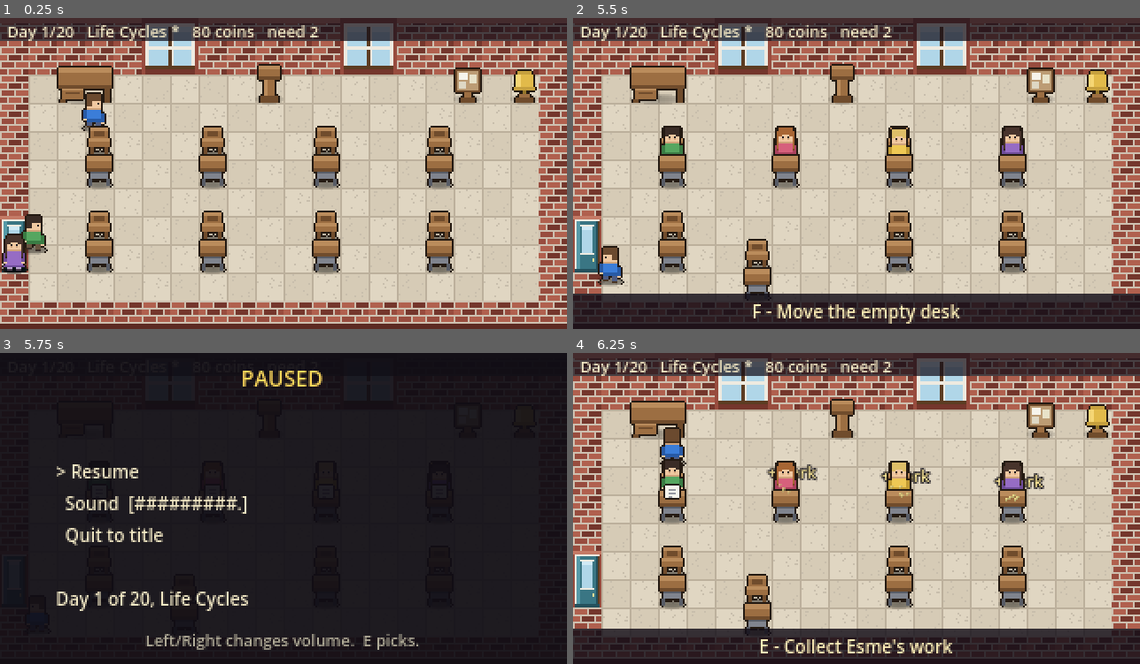
Above: before the commit, frames 1-4 (two rows, left to right).
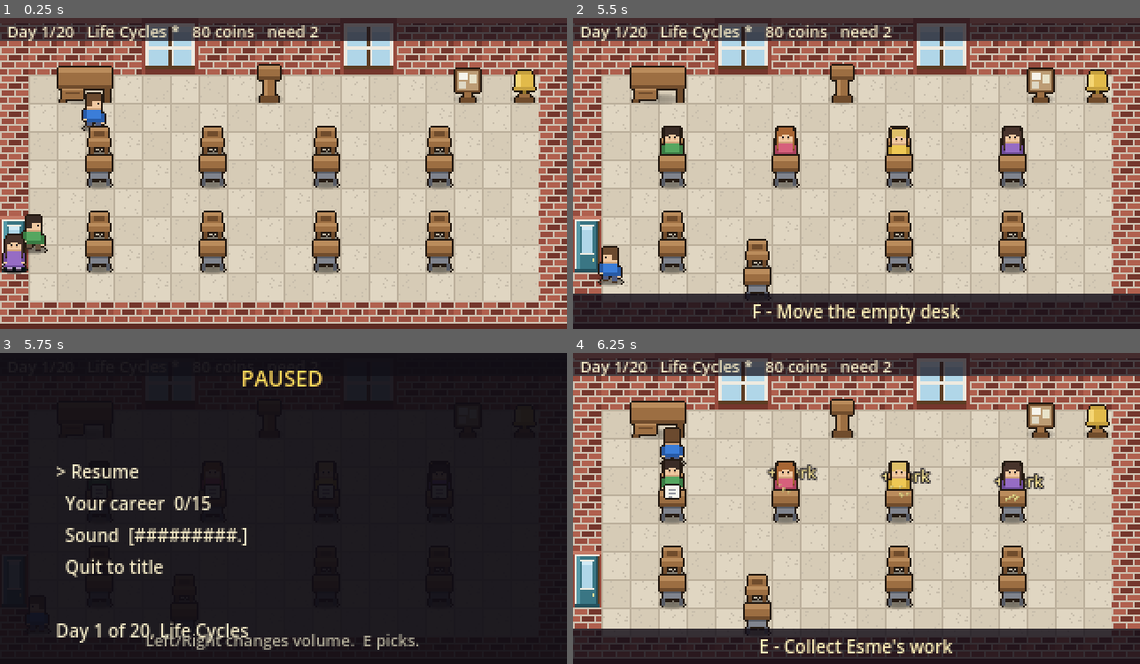
Above: after the commit, the same moments.

Repository: Mbottega16/EduSystem
Game: Godot game, scene res://tests/run.tscn
Same seed, same stepped clock (60 frames per second), same inputs: the game is played once before the commit and once after it. This scene is started directly instead of the project's main scene.
Inputs (mouse positions are in pixels of both pictures, inside the frame that each line leads up to):
- Up to frame 1 (0.25 s): no input
- Up to frame 2 (5.5 s): tap Enter at 0.5 s; move the mouse to (981, 157) at 0.52 s; hold D (move_right) 0.53-1.25 s; tap R (autopilot) at 0.6, 2.3 s; click (981, 157) at 0.67 s; tap Space at 0.77, 3.77 s; tap E (interact) at 0.8, 5.3 s; drag from (743, 189) to (901, 189) at 1.27 s; move the mouse to (913, 105) at 2.02 s; hold D (move_right) 2.03-2.75 s; tap F (manage) at 2.1, 3.8, 5.1 s; click (913, 105) at 2.17 s; drag from (828, 235) to (675, 189) at 2.77 s; move the mouse to (1026, 220) at 3.52 s; hold A (move_left) 3.53-4.25 s; tap B (build) at 3.6 s; click (1026, 220) at 3.67 s; tap Escape (cancel) at 4.15 s; drag from (686, 126) to (901, 189) at 4.27 s; move the mouse to (884, 173) at 5.02 s; hold S (move_down) from 5.03 s (still down); click (884, 173) at 5.17 s
- Up to frame 3 (5.75 s): keep holding S (move_down); tap P (pause) at 5.65 s
- Up to frame 4 (6.25 s): release S (move_down) at 5.75 s; drag from (771, 430) to (612, 620) at 5.77 s

Frames 1-2 are identical in both runs. In frame 3, 3.8% of the frame differs, in the area x 10-44%, y 46-94%; in frame 4, nothing differs.

Commit message:
Milestones: something to aim at in a game that never ends
The GDD named this as the gap and it is the first thing Phase 0 asks for.
The game is endless by design -- terms keep coming and the target keeps
rising until you miss one -- which is a fine shape for a management sim and
a poor one for a store page. A player who reaches term five with nothing
named to aim at stops, and reasonably concludes the game is unfinished
rather than open-ended.

Fifteen milestones. They GATE NOTHING and PAY NOTHING: the moment is the
reward, and there is a test asserting a milestone leaves your coins exactly
where they were. A milestone that paid would be a quest, and a quest in an
endless game is a treadmill.

THE RULE FOR ADDING ONE: it must name something a player would tell somebody
else about. "Taught 50 lessons" is a counter; "got every child through" is a
story. If it reads like a progress bar it is not a milestone, and the career
screen has counters for that already.

Every one is computed from state the game ALREADY tracks -- graduated,
term_history, room_items, concepts, transcripts, the room size -- so nothing
else in the game had to learn to record anything. Where it could be read
either from the moment or from the record, it reads the record: "a whole
class passed" comes out of term_history, so it survives a reload.

They fire at the BELL, on the day report, because that is the one moment the
player is already reading a screen. Firing mid-lesson would be an
interruption; here it is a line on a report they wanted anyway.

The career page hangs off the pause menu -- the only screen already
reachable from anywhere, so it needs no new key and breaks no landmark rule.
It shows the unearned ones as "- - -" rather than hiding them, because a
list of what you have done is a trophy cabinet and a list that also shows
what is left is a map. An endless game needs the map far more.

982 assertions, up from 962. Build b27.

Co-Authored-By: Claude Opus 5 <noreply@anthropic.com>

Diff:
--- a/scripts/autoload/game.gd
+++ b/scripts/autoload/game.gd
@@ -56,6 +56,26 @@
 ## only means the exam has been sat.
 var run_over: bool = false
 
+## Milestones already announced. Named things to aim at in a game that never
+## ends -- see scripts/data/milestones.gd for why an endless game needs them.
+## They gate nothing and pay nothing: the moment is the reward.
+var milestones: Array = []
+
+signal milestone_earned(ids: Array)
+
+
+## Check for anything newly earned, announce it, and remember it was told.
+## Called at the end of a day, which is the only moment the player is
+## reading a screen anyway.
+func check_milestones() -> Array:
+	var fresh := Milestones.newly_earned(milestones)
+	if fresh.is_empty():
+		return []
+	for id: String in fresh:
+		milestones.append(id)
+	milestone_earned.emit(fresh)
+	return fresh
+
 signal term_began(term: int)
 var exam_result: Dictionary = {}
 ## Yesterday's grade split, so the day report can show which way each part
@@ -164,6 +184,7 @@
 	term = 1
 	term_history.clear()
 	run_over = false
+	milestones.clear()
 	exam_result = {}
 	cheated = false
 	unlimited_coins = false
@@ -1510,6 +1531,7 @@
 		"assignment": assignment,
 		"term_history": term_history,
 		"run_over": run_over,
+		"milestones": milestones,
 		"taught": taught,
 		"concepts": concepts,
 		"seats": Layout.seats().map(func(t: Vector2i) -> Dictionary:
@@ -1544,6 +1566,7 @@
 	chosen_lesson = String(d.get("chosen_lesson", ""))
 	assignment = d.get("assignment", {}).duplicate()
 	run_over = bool(d.get("run_over", false))
+	milestones = d.get("milestones", []).duplicate()
 	term_history = d.get("term_history", []).duplicate()
 	taught = d.get("taught", {}).duplicate()
 	concepts = d.get("concepts", []).duplicate()
--- /dev/null
+++ b/scripts/data/milestones.gd
@@ -0,0 +1,168 @@
+class_name Milestones
+extends RefCounted
+
+## Named things to aim at, in a game that never ends.
+##
+## THE PROBLEM THIS SOLVES. The game is endless by design: terms keep coming
+## and the target keeps rising until you miss one. That is a fine shape for
+## a management sim and a poor one for a store page -- a player who reaches
+## term five with nothing named to aim at stops, and reasonably concludes
+## the game is unfinished rather than open-ended.
+##
+## A milestone is authored progress without an authored ending. It does not
+## gate anything and it does not pay anything: the moment it fires is the
+## reward, and the list is a map of what this game thinks is worth doing.
+##
+## THE RULE FOR ADDING ONE: it must name something a player would tell
+## somebody else about. "Taught 50 lessons" is a counter. "Got every child
+## through" is a story. If it reads like a progress bar, it is not a
+## milestone, and the career screen already has counters for that.
+##
+## Every one is checked against state the game ALREADY tracks -- nothing
+## here asks the rest of the game to record anything new.
+
+## id, name, and the one line the player is shown when it fires.
+const TABLE := [
+	# --- your first term ---
+	{"id": "first_term", "name": "Survived a term",
+		"blurb": "Twenty days, one class, and you are still here."},
+	{"id": "first_up", "name": "Sent one up",
+		"blurb": "A child you taught has moved on to somebody else."},
+
+	# --- the room ---
+	{"id": "furnished", "name": "A proper classroom",
+		"blurb": "Twenty pieces of furniture, and every desk feels it."},
+	{"id": "grown", "name": "Knocked a wall through",
+		"blurb": "The room is bigger than the one you were given."},
+
+	# --- teaching ---
+	{"id": "full_house", "name": "Every single one",
+		"blurb": "A whole class passed. Not one of them left behind."},
+	{"id": "outstanding", "name": "Outstanding",
+		"blurb": "An inspector watched you teach and could not fault it."},
+	{"id": "specialist", "name": "Knows the subject",
+		"blurb": "Every concept in one subject, learned and taught."},
+	{"id": "polymath", "name": "Knows the lot",
+		"blurb": "Every concept in the curriculum. All sixty."},
+
+	# --- a career ---
+	{"id": "ten_up", "name": "Ten children on",
+		"blurb": "Ten of them have gone up because of you."},
+	{"id": "fifty_up", "name": "Fifty children on",
+		"blurb": "Fifty. That is a career, not a term."},
+	{"id": "five_terms", "name": "Five terms in",
+		"blurb": "Five classes taught, and five classes lost to the year above."},
+	{"id": "ten_terms", "name": "A decade of it",
+		"blurb": "Ten terms. You are the one they remember."},
+
+	# --- the hard ones ---
+	{"id": "hard_unit", "name": "Taught the hard stuff",
+		"blurb": "A class sat the hardest unit in the book, and passed it."},
+	{"id": "rich", "name": "A budget at last",
+		"blurb": "Two thousand coins, and somewhere to spend them."},
+	{"id": "legendary_done", "name": "They finished it",
+		"blurb": "You set a Legendary paper and the class handed it in."},
+]
+
+
+static func all() -> Array:
+	return TABLE
+
+
+static func by_id(id: String) -> Dictionary:
+	for m: Dictionary in TABLE:
+		if String(m.get("id", "")) == id:
+			return m
+	return {}
+
+
+static func count() -> int:
+	return TABLE.size()
+
+
+## Which milestones the current run has now earned but not yet been told
+## about. Reads only state the game already keeps.
+##
+## Returns ids. The caller marks them as told, so this is safe to call every
+## day without a milestone firing twice.
+static func newly_earned(told: Array) -> Array[String]:
+	Balance.ensure_loaded()
+	var out: Array[String] = []
+
+	var earned := {
+		"first_term": Game.term_history.size() >= 1,
+		"first_up": Game.graduated.size() >= 1,
+		"ten_up": Game.graduated.size() >= 10,
+		"fifty_up": Game.graduated.size() >= 50,
+		"five_terms": Game.term_history.size() >= 5,
+		"ten_terms": Game.term_history.size() >= 10,
+		"furnished": Game.room_items.size() >= 20,
+		"grown": Grid.W > Grid.BASE_W or Grid.H > Grid.BASE_H,
+		"polymath": Game.concepts.size() >= Curriculum.concept_count(),
+		"rich": Game.coins >= 2000,
+		"specialist": _knows_a_whole_subject(),
+		"full_house": _a_whole_class_passed(),
+		"outstanding": _an_outstanding_inspection(),
+		"hard_unit": _passed_a_hard_unit(),
+		"legendary_done": _finished_a_legendary(),
+	}
+
+	for m: Dictionary in TABLE:
+		var id := String(m.get("id", ""))
+		if bool(earned.get(id, false)) and not told.has(id):
+			out.append(id)
+	return out
+
+
+## Every concept of any one subject.
+static func _knows_a_whole_subject() -> bool:
+	for strand: String in Curriculum.strands():
+		var total := 0
+		var known := 0
+		for l: Dictionary in Curriculum.lessons:
+			if String(l.get("strand", "")) != strand:
+				continue
+			for c: Dictionary in Curriculum.concepts_of(String(l.get("id", ""))):
+				total += 1
+				if Game.knows_concept(String(c.get("id", ""))):
+					known += 1
+		if total > 0 and known == total:
+			return true
+	return false
+
+
+## A term where every child passed. Read from the record rather than from
+## the moment, so it survives a reload.
+static func _a_whole_class_passed() -> bool:
+	for row: Dictionary in Game.term_history:
+		if int(row.get("total", 0)) > 0 \
+				and int(row.get("passed", 0)) == int(row.get("total", 0)):
+			return true
+	return false
+
+
+static func _an_outstanding_inspection() -> bool:
+	return not Game.last_inspection.is_empty() \
+		and String(Game.last_inspection.get("letter", "")) == "A"
+
+
+## A test passed on a lesson at the top of the difficulty range.
+static func _passed_a_hard_unit() -> bool:
+	for s: StudentData in Game.roster:
+		for row: Dictionary in s.tests_taken():
+			if float(row.get("grade", 0.0)) < Balance.exam_pass:
+				continue
+			if Curriculum.difficulty(Curriculum.by_id(String(row.get("lesson", "")))) >= 5:
+				return true
+	return false
+
+
+static func _finished_a_legendary() -> bool:
+	if Game.assignment.is_empty():
+		return false
+	if String(Game.assignment.get("rarity", "")) != "legendary":
+		return false
+	for s: StudentData in Game.roster:
+		if s.work_state == StudentData.Work.COLLECTED:
+			return true
+	return false
--- a/scripts/data/version.gd
+++ b/scripts/data/version.gd
@@ -13,11 +13,11 @@
 ##
 ## Bump BUILD whenever something lands that a player would notice.
 
-const BUILD := "b26"
+const BUILD := "b27"
 const DATED := "2026-08-14"
 
 ## The headline of what went in, short enough for one line on the title.
-const HEADLINE := "autopilot, an aide, and lesson plans you leaf through"
+const HEADLINE := "milestones, and a career worth having"
 
 
 static func stamp() -> String:
--- a/scripts/ui/hud.gd
+++ b/scripts/ui/hud.gd
@@ -13,7 +13,7 @@
 ## the whole UI layer to one script.
 
 enum Mode { NONE, REPORT, CATALOGUE, MARKING, TITLE, CLASS_LIST, PAUSE, STUDENT,
-	CURRICULUM, SPECIALISM, HAND }
+	CURRICULUM, SPECIALISM, HAND, CAREER }
 enum Shop { BUY, SELL, STAFF, ROOM }
 ## The two ways the room can grow. It only ever grows right and down --
 ## the door is a fixed point on the left wall.
@@ -395,7 +395,8 @@
 
 func _render_pause() -> void:
 	title.text = "PAUSED"
-	var rows := ["Resume", "Sound  %s" % _vol_bar(), "Quit to title"]
+	var rows := ["Resume", "Your career  %d/%d" % [Game.milestones.size(),
+		Milestones.count()], "Sound  %s" % _vol_bar(), "Quit to title"]
 	var lines: Array[String] = ["", ""]
 	for i in rows.size():
 		lines.append("      %s %s" % [">" if i == _pause_sel else " ", rows[i]])
@@ -412,13 +413,13 @@
 
 func _pause_input() -> void:
 	if Input.is_action_just_pressed("move_down"):
-		_pause_sel = (_pause_sel + 1) % 3
+		_pause_sel = (_pause_sel + 1) % 4
 		Sfx.play("blip")
 	elif Input.is_action_just_pressed("move_up"):
-		_pause_sel = (_pause_sel + 2) % 3
+		_pause_sel = (_pause_sel + 3) % 4
 		Sfx.play("blip")
 	elif Input.is_action_just_pressed("move_left") or Input.is_action_just_pressed("move_right"):
-		if _pause_sel == 1:
+		if _pause_sel == 2:
 			var d := 0.1 if Input.is_action_just_pressed("move_right") else -0.1
 			Settings.sfx_volume = clampf(Settings.sfx_volume + d, 0.0, 1.0)
 			Settings.apply_audio()
@@ -431,7 +432,11 @@
 		if _pause_sel == 0:
 			close()
 			return
-		elif _pause_sel == 2:
+		elif _pause_sel == 1:
+			_sel = 0
+			show_career()
+			return
+		elif _pause_sel == 3:
 			Game.save_game()
 			close()
 			get_tree().change_scene_to_file("res://scenes/ui/title.tscn")
@@ -967,6 +972,41 @@
 	hint.text = "Scroll / click / Up-Down to turn    E - set this one"
 
 
+## YOUR CAREER: every milestone, earned and unearned.
+##
+## The UNEARNED ones are the point. A list of what you have done is a trophy
+## cabinet; a list that also shows what there is to do is a map, and a game
+## with no ending needs the map far more than the cabinet.
+func show_career() -> void:
+	_open(Mode.CAREER)
+	body.visible = false
+	rich.visible = true
+	rich.add_theme_constant_override("line_separation", 1)
+	rich.add_theme_font_size_override("normal_font_size", 8)
+
+	var all := Milestones.all()
+	title.text = "YOUR CAREER  %d/%d" % [Game.milestones.size(), all.size()]
+
+	# a window, because there are more milestones than the panel holds
+	_sel = clampi(_sel, 0, maxi(0, all.size() - 1))
+	var lo := _window_start(all.size(), 9)
+	var lines: Array[String] = []
+	for i in range(lo, mini(all.size(), lo + 9)):
+		var m: Dictionary = all[i]
+		var id := String(m.get("id", ""))
+		var have: bool = Game.milestones.has(id)
+		lines.append("%s [color=#%s]%s[/color]" % [
+			">" if i == _sel else " ", C_COIN if have else DIM,
+			String(m.get("name", id)) if have else "- - -"])
+	rich.text = "\n".join(lines)
+	_reveal_rich(0.25)
+
+	var sel: Dictionary = all[_sel] if _sel < all.size() else {}
+	var earned: bool = Game.milestones.has(String(sel.get("id", "")))
+	hint.text = _clip("Esc - close.   %s%s" % [
+		"" if earned else "Not yet: ", String(sel.get("blurb", ""))])
+
+
 ## What kind of teacher are you?
 ##
 ## Asked once, at the start of a run. Your own subject is a step easier to
@@ -1491,6 +1531,12 @@
 	if String(report.get("joined", "")) != "":
 		lines.append("[color=#%s]%s has joined the class.[/color]" % [
 			C_GOOD, String(report["joined"])])
+	# A milestone is the one thing on this screen that is not a number, so
+	# it goes last and it goes in gold.
+	for id: String in report.get("milestones", []):
+		var m := Milestones.by_id(id)
+		lines.append("[color=#%s]%s[/color]  [color=#%s]%s[/color]" % [
+			C_COIN, String(m.get("name", id)), DIM, String(m.get("blurb", ""))])
 	if String(report.get("event", "")) != "":
 		lines.append("[color=#%s]Tomorrow: %s[/color] %s" % [
 			C_KNOW, String(report["event"]),
@@ -1869,6 +1915,21 @@
 			assignment_chosen.emit(picked)
 		return
 
+	if mode == Mode.CAREER:
+		var n: int = Milestones.count()
+		if Input.is_action_just_pressed("cancel") or Game.claim_interact():
+			Sfx.play("blip")
+			close()
+		elif Input.is_action_just_pressed("move_down"):
+			_sel = (_sel + 1) % n
+			Sfx.play("blip")
+			show_career()
+		elif Input.is_action_just_pressed("move_up"):
+			_sel = (_sel - 1 + n) % n
+			Sfx.play("blip")
+			show_career()
+		return
+
 	if mode == Mode.SPECIALISM:
 		var strands := Curriculum.strands()
 		if strands.is_empty():
--- a/scripts/world/classroom.gd
+++ b/scripts/world/classroom.gd
@@ -516,8 +516,14 @@
 
 ## The bell. Pays out, rolls overnight homework, and starts tomorrow with the
 ## class filing back in.
+## The bell. Pays out, rolls overnight homework, and starts tomorrow.
+##
+## Milestones are checked HERE because the end of the day is the one moment
+## the player is already reading a screen. Firing one mid-lesson would be an
+## interruption; firing it here is a line on a report they wanted anyway.
 func end_day() -> Dictionary:
 	var report := Game.advance_day()
+	report["milestones"] = Game.check_milestones()
 	if player != null:
 		player.drop_all_work()
 		player.drop_all_homework()
--- a/tests/run.gd
+++ b/tests/run.gd
@@ -149,6 +149,7 @@
 	test_a_term_can_be_won()
 	await test_autopilot_and_aide()
 	await test_lesson_plan_folder()
+	await test_milestones()
 	await test_teaching()
 	await test_voice()
 	await test_quiz_buff_and_calm()
@@ -4321,6 +4322,110 @@
 
 
 
+func test_milestones() -> void:
+	section("SOMETHING TO AIM AT")
+	Balance.ensure_loaded()
+	Game.new_run(SEED)
+
+	# WHY THESE EXIST: the game is endless by design, and a player who
+	# reaches term five with nothing named to aim at stops. A milestone is
+	# authored progress without an authored ending.
+	chk("there are milestones", Milestones.count() > 0, Milestones.count())
+	chk("every one has a name and a line to show", (func() -> bool:
+		for m: Dictionary in Milestones.all():
+			if String(m.get("name", "")) == "" or String(m.get("blurb", "")) == "":
+				return false
+		return true).call())
+	chk("every id is unique", (func() -> bool:
+		var seen := {}
+		for m: Dictionary in Milestones.all():
+			if seen.has(String(m["id"])):
+				return false
+			seen[String(m["id"])] = true
+		return true).call())
+
+	chk("a new run has earned none", Game.milestones.is_empty())
+
+	# --- they gate nothing and pay nothing ---
+	# The moment IS the reward. A milestone that paid coins would be a
+	# quest, and a quest in an endless game is a treadmill.
+	var coins_before: int = Game.coins
+	Game.graduated.append({"name": "Someone", "level": 5})
+	var fresh := Game.check_milestones()
+	chk("sending a child up earns one", fresh.has("first_up"), fresh)
+	chk("and it pays nothing at all", Game.coins == coins_before,
+		"%d -> %d" % [coins_before, Game.coins])
+
+	# --- and never twice ---
+	var again := Game.check_milestones()
+	chk("the same one never fires twice", not again.has("first_up"), again)
+	chk("but it is remembered", Game.milestones.has("first_up"))
+
+	# --- each is checked against real state ---
+	Game.new_run(SEED)
+	Game.coins = 5000
+	Game.check_milestones()
+	chk("money you have earns the money one", Game.milestones.has("rich"))
+
+	Game.new_run(SEED)
+	for i in 25:
+		Game.room_items.append({"id": "plant", "tile": Vector2i(9, 6)})
+	Game.check_milestones()
+	chk("a furnished room earns the furnishing one",
+		Game.milestones.has("furnished"))
+
+	Game.new_run(SEED)
+	for l: Dictionary in Curriculum.lessons:
+		for i in 10:
+			Game.record_taught(String(l.get("id", "")))
+	Game.check_milestones()
+	chk("knowing the whole curriculum earns the big one",
+		Game.milestones.has("polymath"))
+	chk("and knowing one subject earns the smaller one",
+		Game.milestones.has("specialist"))
+
+	# a term where every child passed, read from the RECORD so it survives
+	# a reload rather than depending on the moment it happened
+	Game.new_run(SEED)
+	Game.term_history.append({"term": 1, "letter": "A", "passed": 6,
+		"total": 6, "moved_up": 6, "target": 2, "met": true})
+	Game.check_milestones()
+	chk("a whole class passing earns one", Game.milestones.has("full_house"))
+	chk("and surviving a term earns one", Game.milestones.has("first_term"))
+
+	# --- they survive the night ---
+	Game.save_game()
+	var had := Game.milestones.size()
+	Game.new_run(1)
+	chk("a new run starts with none again", Game.milestones.is_empty())
+	Game.load_game()
+	chk("but a saved career remembers them",
+		Game.milestones.size() == had, Game.milestones.size())
+	Game.delete_save()
+
+	# --- the screen ---
+	Game.new_run(SEED)
+	await step(2)
+	var hud := _hud()
+	Game.milestones.append("first_up")
+	hud.show_career()
+	chk("the career page opens", hud.mode == hud.Mode.CAREER)
+	chk("it names what you HAVE done",
+		hud.rich.text.contains(String(Milestones.by_id("first_up")["name"])),
+		hud.rich.text)
+	# The unearned ones are the point: a list of what you have done is a
+	# trophy cabinet, one that shows what is left is a map.
+	chk("and hides the ones you have not, without hiding that they exist",
+		hud.rich.text.contains("- - -"), hud.rich.text)
+	chk("it fits", hud.rich.text.split("\n").size() <= 11,
+		hud.rich.text.split("\n").size())
+	hud.close()
+
+	Game.new_run(SEED)
+	await step(2)
+
+
+
 func test_overlays() -> void:
 	section("OVERLAYS")
 	var hud := _hud()
--- a/tools/shot.gd
+++ b/tools/shot.gd
@@ -98,6 +98,12 @@
 					"subject": "Arithmetic", "lesson": "basic_arithmetic"},
 			]
 			hud.show_hand()
+		"career":
+			for m: Dictionary in Milestones.all():
+				if Game.milestones.size() >= 5:
+					break
+				Game.milestones.append(String(m["id"]))
+			hud.show_career()
 		"curriculum":
 			for l: Dictionary in Curriculum.lessons:
 				for i in 4:
Not shown, added: scripts/data/milestones.gd.uid
